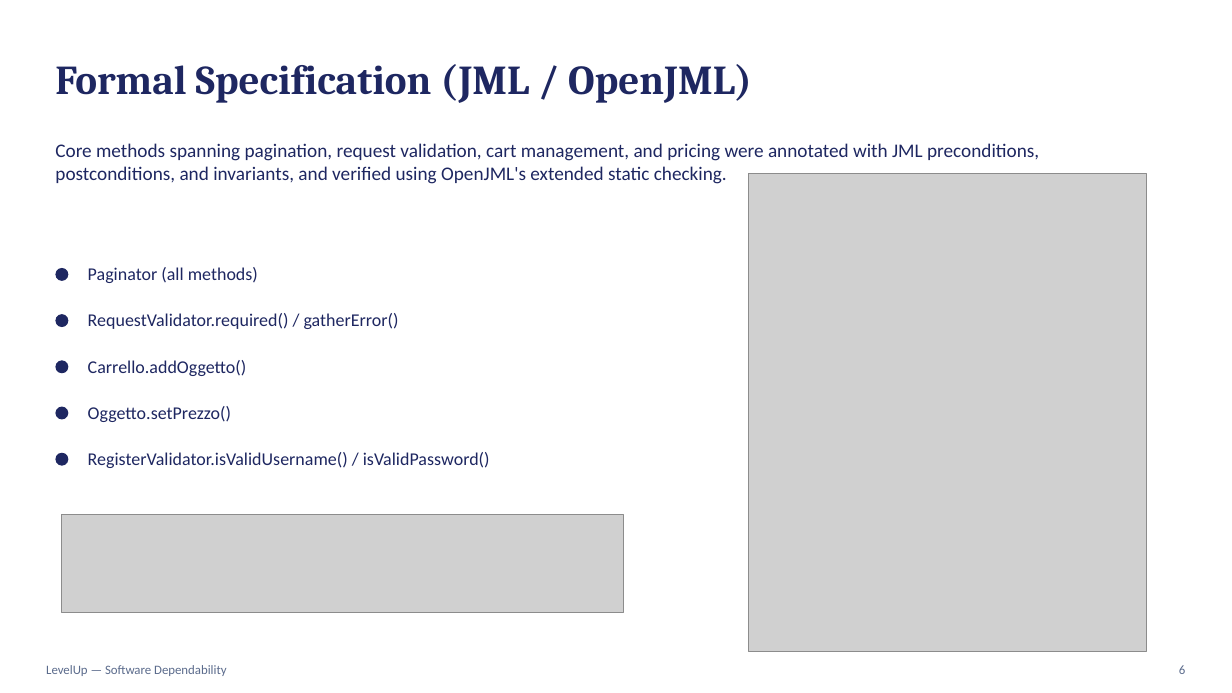
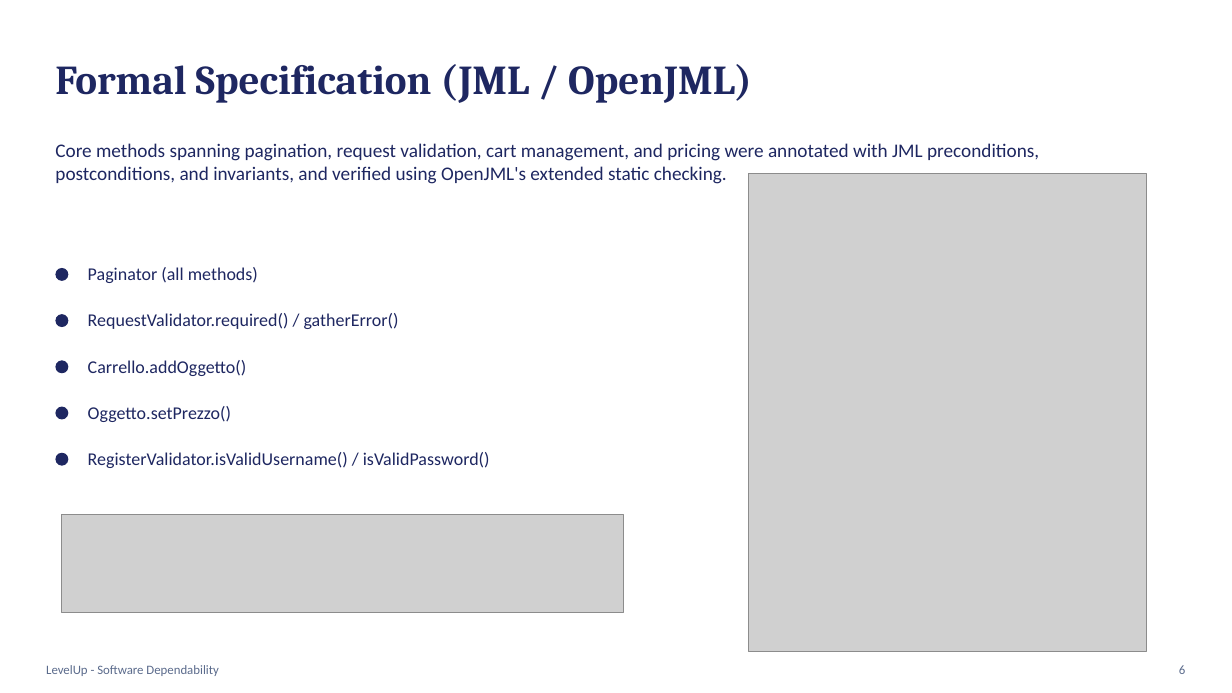
Before and after one commit to Pierbit/LevelUpProjectSD, a slide deck: slide 6 of LevelUp_SD_Presentation.pptx. Drawn at 1232x693 pixels with LibreOffice and Linux fonts; fonts in the diff are those of the drawing; grey boxes stand for pictures. Boxes give left, top, right and bottom in pixels: in the first picture for what was removed or moved away, otherwise in the second. Text is boxed around its words. In the diff, an @@ line names an element or a change of style, - is before the commit and + after.

```diff
--- a/LevelUp_SD_Presentation.pptx
+++ b/LevelUp_SD_Presentation.pptx
@@ text at [46, 665, 218, 676]: text changed @@
-LevelUp — Software Dependability
+LevelUp - Software Dependability
```
Also in this commit, not shown: 12 other slides changed.
